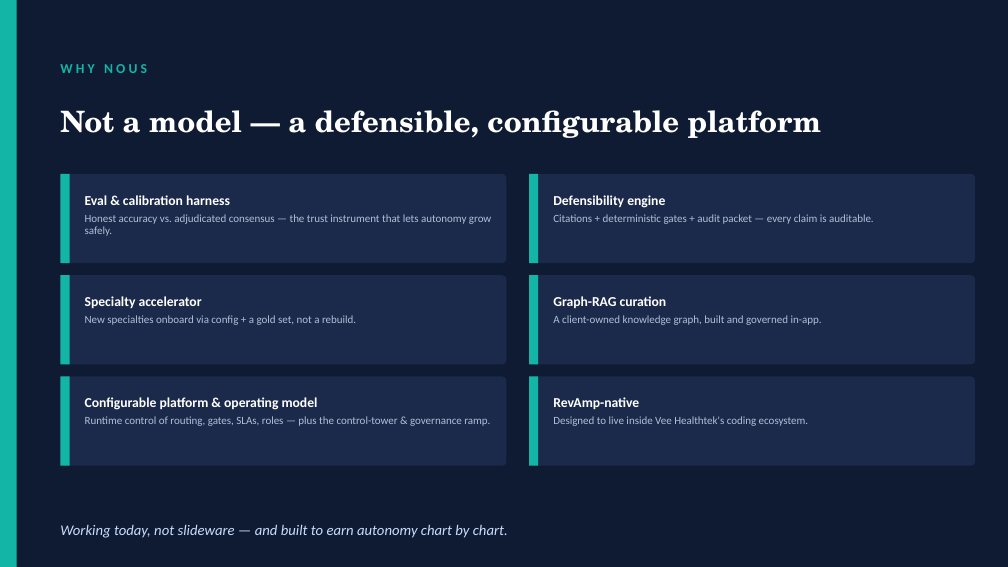
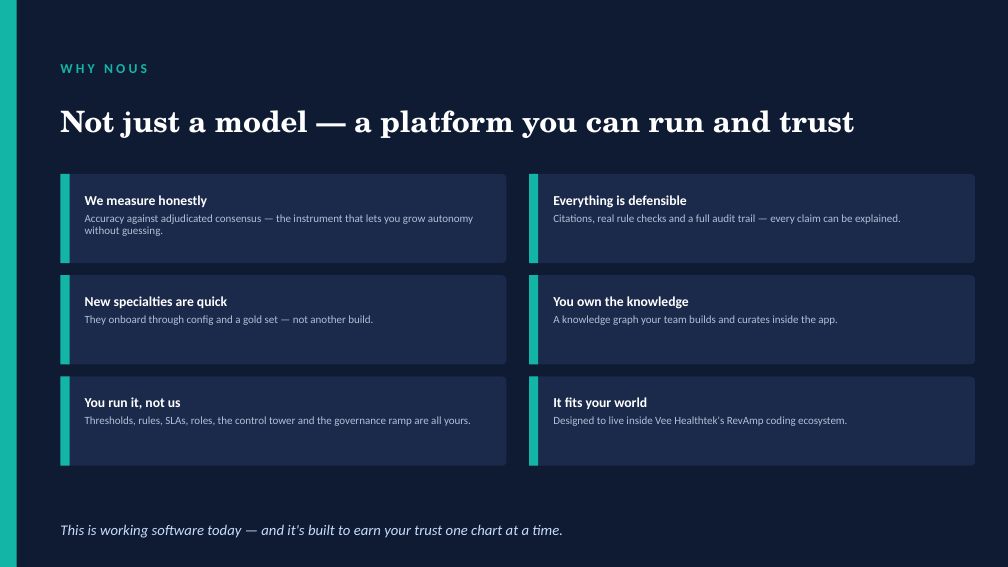
Before and after one commit to swarupd227/ACE, a slide deck: slide 15 of deck/ACE_Architecture.pptx (slide 14 before the commit). Drawn at 1008x567 pixels with LibreOffice and Linux fonts; fonts in the diff are those of the drawing. Boxes give left, top, right and bottom in pixels: in the first picture for what was removed or moved away, otherwise in the second. Text is boxed around its words. In the diff, an @@ line names an element or a change of style, - is before the commit and + after.

```diff
--- a/deck/ACE_Architecture.pptx
+++ b/deck/ACE_Architecture.pptx
@@ text at <box>60,110,854,138</box>: text changed @@
-Not a model — a defensible, configurable platform
+Not just a model — a platform you can run and trust
@@ text at <box>85,195,207,207</box>: text changed @@
-Eval & calibration harness
+We measure honestly
@@ text at <box>553,195,687,208</box>: text changed @@
-Defensibility engine
+Everything is defensible
@@ text at <box>85,214,473,236</box>: text changed @@
-Honest accuracy vs. adjudicated consensus — the trust instrument that lets autonomy grow safely.
+Accuracy against adjudicated consensus — the instrument that lets you grow autonomy without guessing.
@@ text at <box>553,214,901,224</box>: text changed @@
-Citations + deterministic gates + audit packet — every claim is auditable.
+Citations, real rule checks and a full audit trail — every claim can be explained.
@@ text at <box>85,296,227,308</box>: text changed @@
-Specialty accelerator
+New specialties are quick
@@ text at <box>553,296,689,309</box>: text changed @@
-Graph-RAG curation
+You own the knowledge
@@ text at <box>85,315,373,325</box>: text changed @@
-New specialties onboard via config + a gold set, not a rebuild.
+They onboard through config and a gold set — not another build.
@@ text at <box>553,315,838,325</box>: text changed @@
-A client-owned knowledge graph, built and governed in-app.
+A knowledge graph your team builds and curates inside the app.
@@ text at <box>85,416,471,426</box>: text changed @@
-Runtime control of routing, gates, SLAs, roles — plus the control-tower & governance ramp.
+Thresholds, rules, SLAs, roles, the control tower and the governance ramp are all yours.
@@ text at <box>85,397,181,409</box>: text changed @@
-Configurable platform & operating model
+You run it, not us
@@ text at <box>553,416,847,426</box>: text changed @@
-Designed to live inside Vee Healthtek's coding ecosystem.
+Designed to live inside Vee Healthtek's RevAmp coding ecosystem.
@@ text at <box>553,397,647,409</box>: text changed @@
-RevAmp-native
+It fits your world
@@ text at <box>60,524,563,538</box>: text changed @@
-Working today, not slideware — and built to earn autonomy chart by chart.
+This is working software today — and it's built to earn your trust one chart at a time.
```
Also in this commit, not shown: 11 other slides changed, 3 slides added, 2 slides removed, 4 other files.
